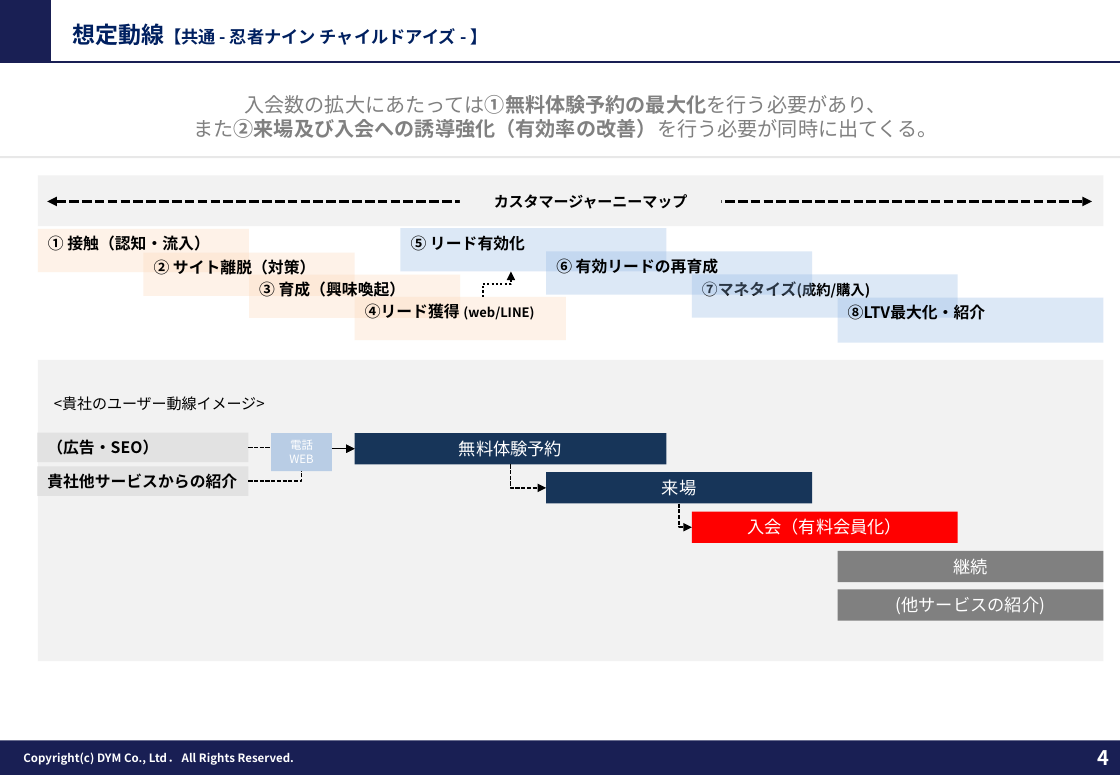
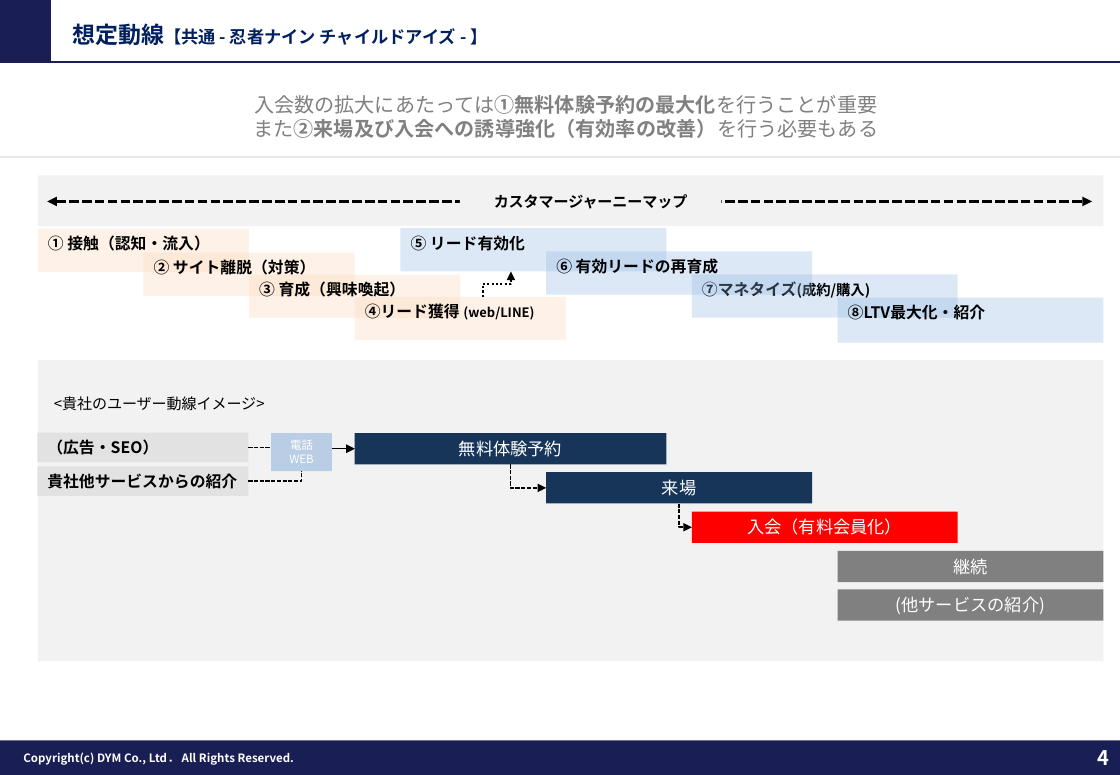
Before and after one commit to tonomura-r-dev/folder, a slide deck: slide 4 of 202609_株式会社やる気スイッチグループ御中_LINE公式アカウント運用のご提案_ver3.1.pptx. Drawn at 1120x775 pixels with LibreOffice and Linux fonts; fonts in the diff are those of the drawing; background and template pictures are left out. Boxes give left, top, right and bottom in pixels: in the first picture for what was removed or moved away, otherwise in the second. Text is boxed around its words. In the diff, an @@ line names an element or a change of style, - is before the commit and + after.

```diff
--- a/202609_株式会社やる気スイッチグループ御中_LINE公式アカウント運用のご提案_ver3.1.pptx
+++ b/202609_株式会社やる気スイッチグループ御中_LINE公式アカウント運用のご提案_ver3.1.pptx
@@ text at <box>253,95,878,138</box>: text changed; bold on @@
-入会数の拡大にあたっては①無料体験予約の最大化を行う必要があり、
-また②来場及び入会への誘導強化（有効率の改善）を行う必要が同時に出てくる。
+入会数の拡大にあたっては①無料体験予約の最大化を行うことが重要
+また②来場及び入会への誘導強化（有効率の改善）を行う必要もある
```
Also in this commit, not shown: 19 other slides changed.
